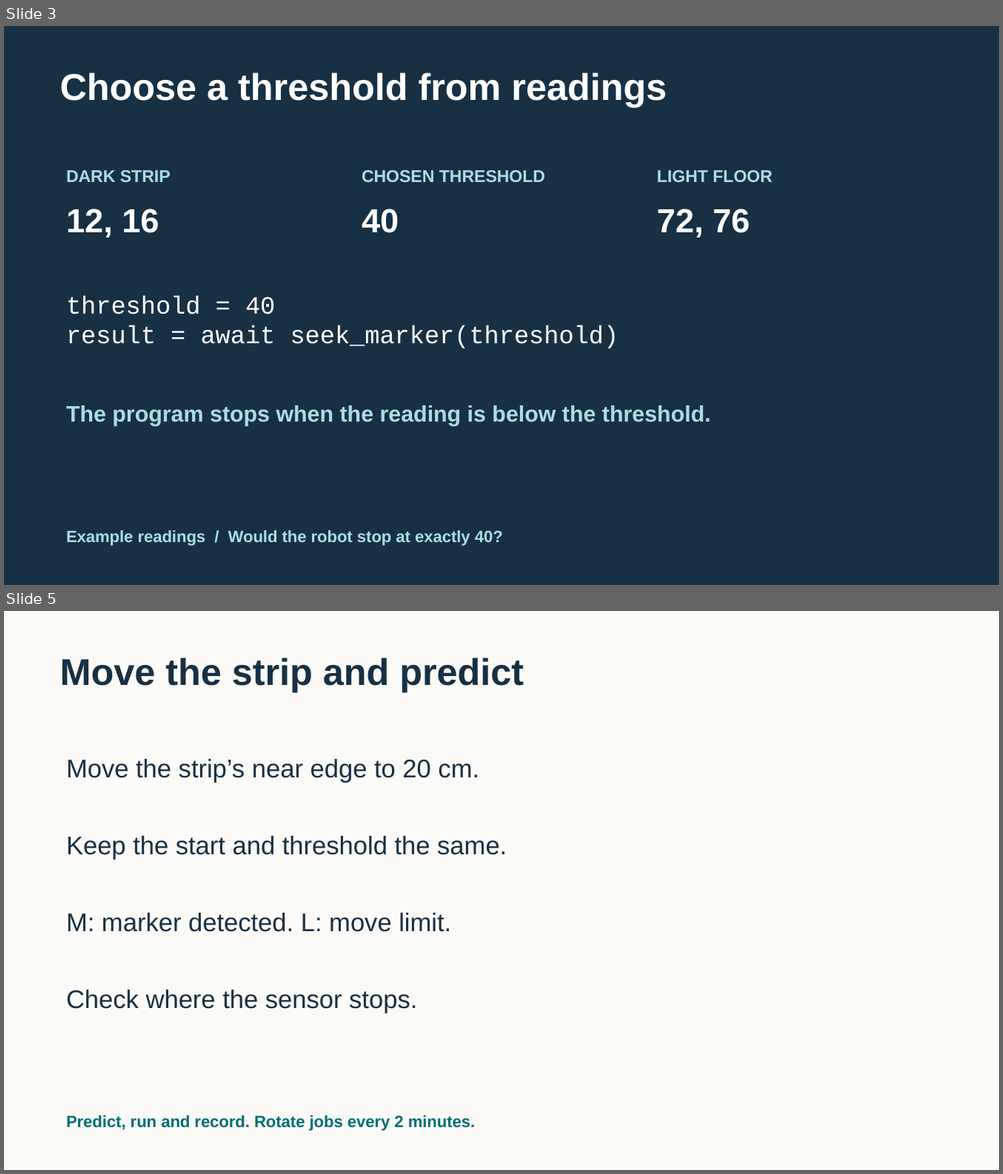
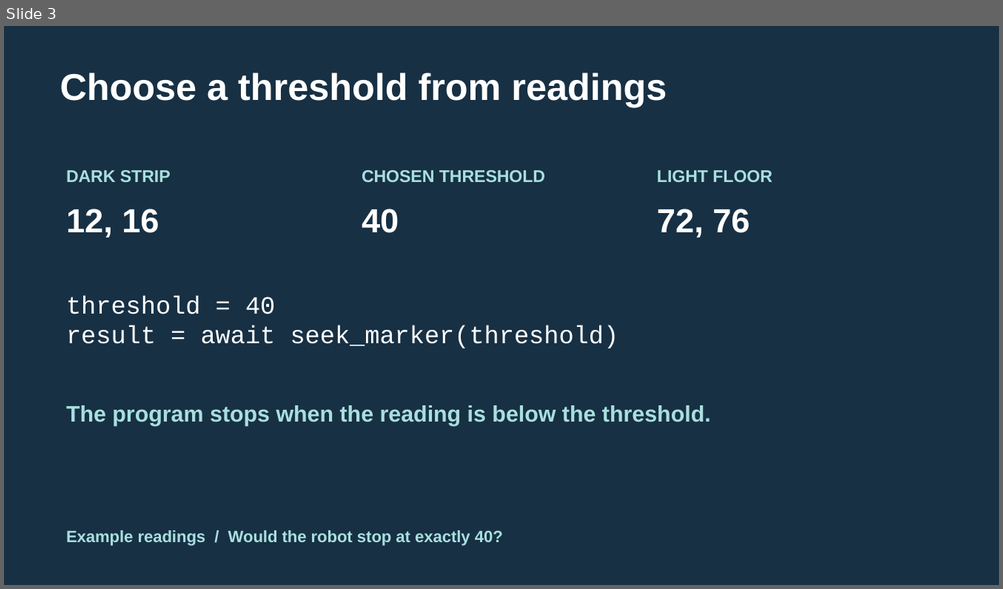
Before and after one commit to FRC999/YMCA-SPIKE-education, a slide deck: 03_Presentations/W05_marker.pptx. Shown one above the other, each under a label of ours: slides 3 and 5 before the commit, slide 3 after it; the slides between them are not shown. The pictures are 1003x1174 and 1003x589 pixels, drawn with LibreOffice and Linux fonts; fonts in the diff are those of the drawing. Boxes give left, top, right and bottom in pixels: in the first picture for what was removed or moved away, otherwise in the second. Text is boxed around its words. In the diff, an @@ line names an element or a change of style, - is before the commit and + after.

Commit message:
Teach Week 5 sensor delivery with a tipping tray

```diff
--- a/03_Presentations/W05_marker.pptx
+++ b/03_Presentations/W05_marker.pptx
@@ slide 5 removed at (4,611,999,1170), background #FBFAF6 @@
@@ text removed at (60,658,523,692) @@
-Move the strip and predict
@@ text removed at (66,759,479,783) @@
-Move the strip’s near edge to 20 cm.
@@ text removed at (66,836,506,860) @@
-Keep the start and threshold the same.
@@ text removed at (66,913,451,932) @@
-M: marker detected. L: move limit.
@@ text removed at (66,990,417,1014) @@
-Check where the sensor stops.
@@ text removed at (66,1116,475,1131) @@
-Predict, run and record. Rotate jobs every 2 minutes.
```
Also in this commit, not shown: 3 slides changed, 1 slide added, 34 other files.
